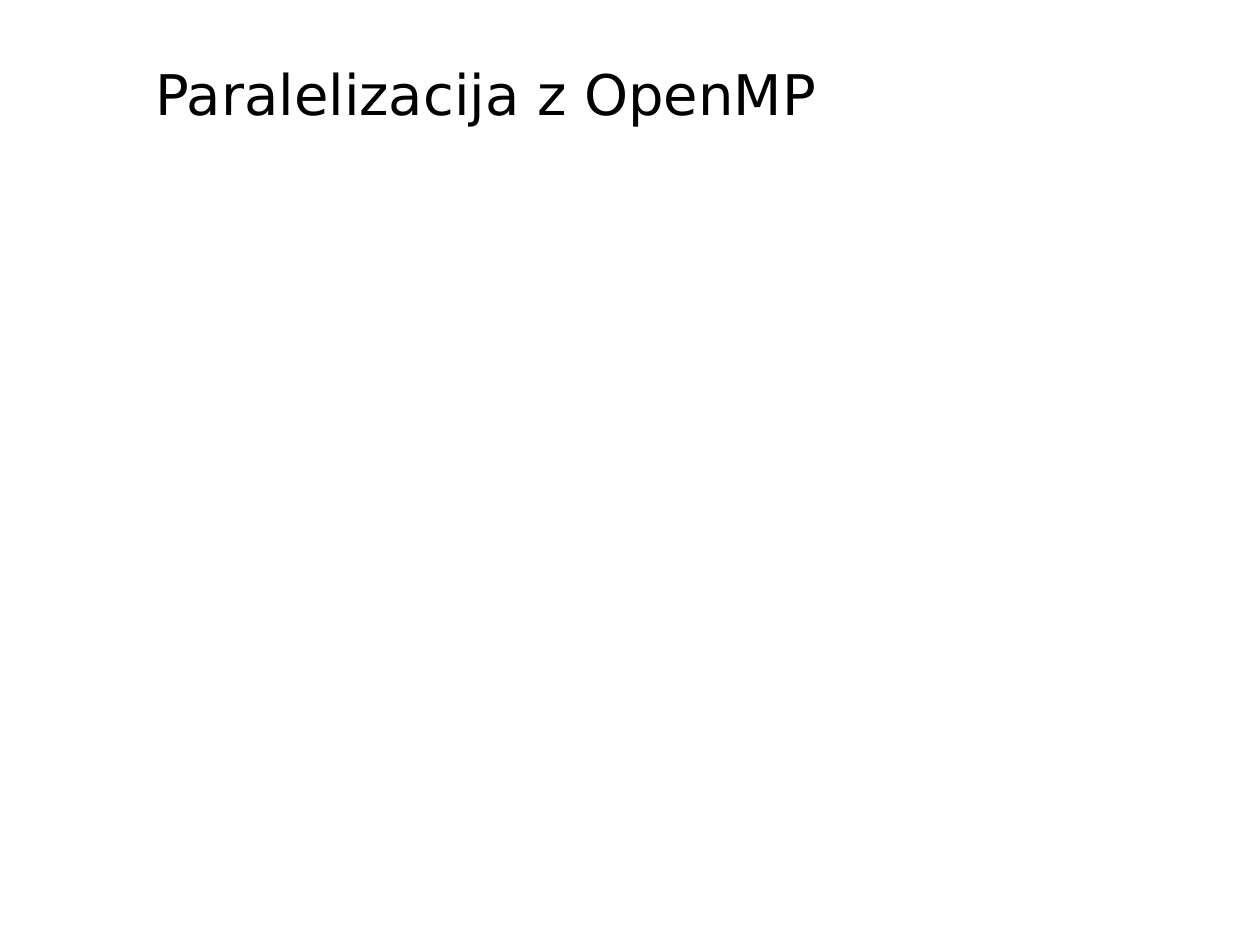
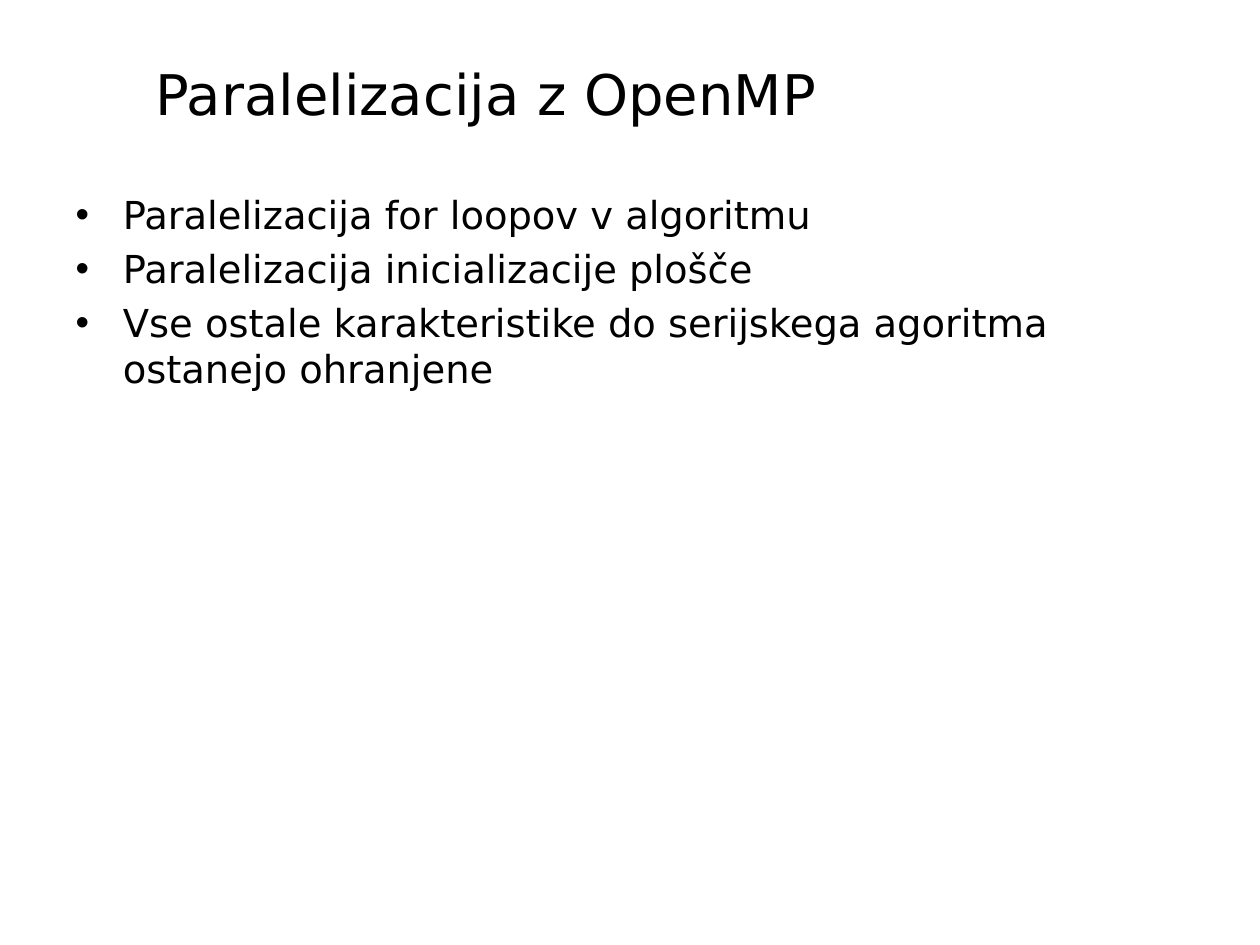
Before and after one commit to ph2355/heat-distribution, a slide deck: slide 6 of presentation.pptx. Drawn at 1260x945 pixels with LibreOffice and Linux fonts; fonts in the diff are those of the drawing; background and template pictures are left out. Boxes give left, top, right and bottom in pixels: in the first picture for what was removed or moved away, otherwise in the second. Text is boxed around its words. In the diff, an @@ line names an element or a change of style, - is before the commit and + after.

```diff
--- a/presentation.pptx
+++ b/presentation.pptx
@@ text added at <box>123,199,1048,391</box>, 22 pt, text #000000 @@
+• Paralelizacija for loopov v algoritmu
+• Paralelizacija inicializacije plošče
+• Vse ostale karakteristike do serijskega agoritma ostanejo ohranjene
```
Also in this commit, not shown: 6 other slides changed, 3 other files.
